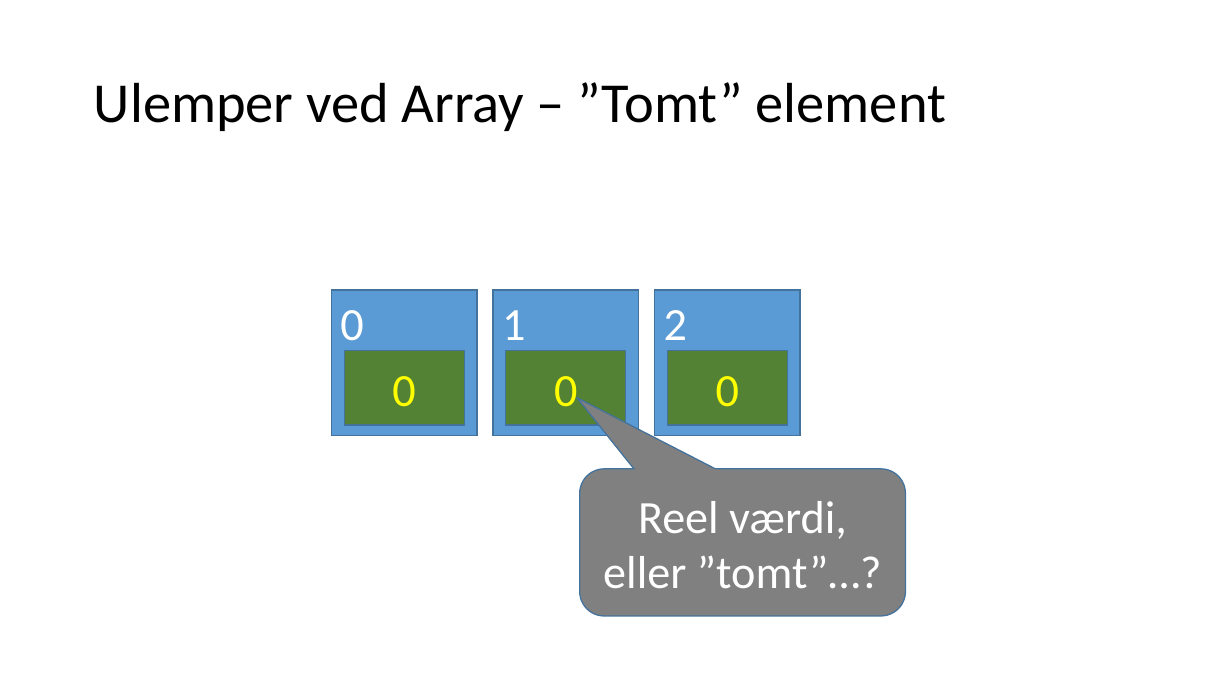
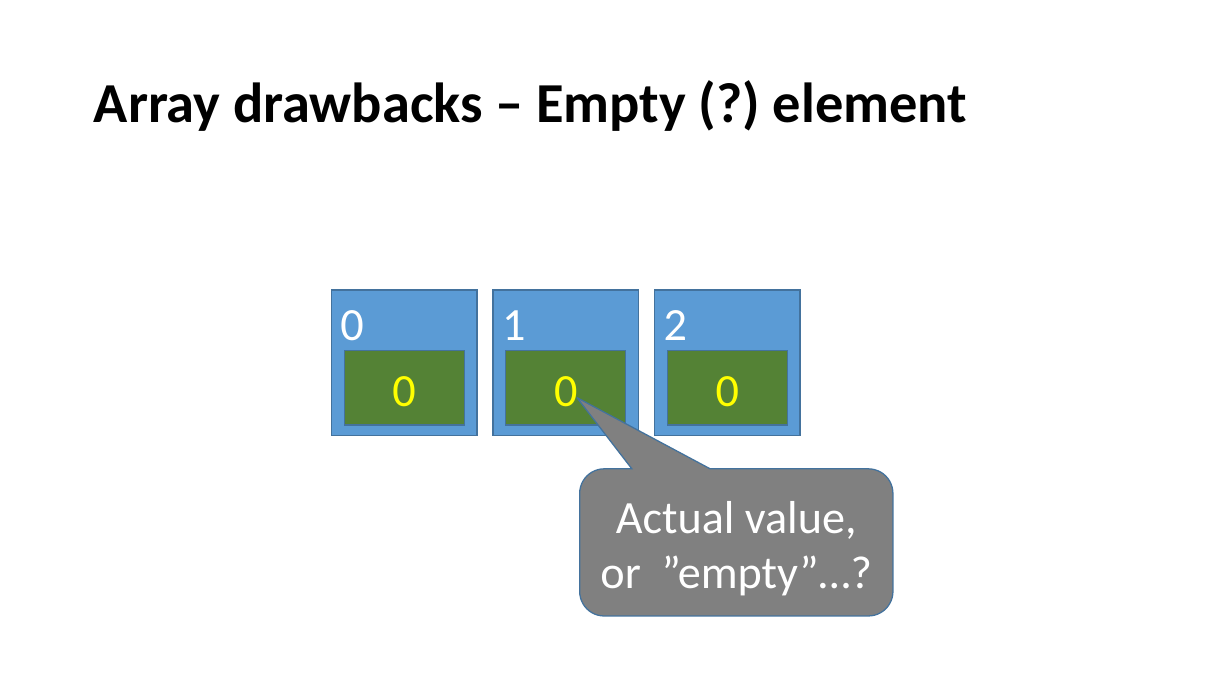
Before and after one commit to perl-easj/Teaching-materials, a slide deck: slide 27 of CSharpProgramming/Presentations/ProgPartII/Lists.pptx. Drawn at 1232x693 pixels with LibreOffice and Linux fonts; fonts in the diff are those of the drawing. Boxes give left, top, right and bottom in pixels: in the first picture for what was removed or moved away, otherwise in the second. Text is boxed around its words. In the diff, an @@ line names an element or a change of style, - is before the commit and + after.

```diff
--- a/CSharpProgramming/Presentations/ProgPartII/Lists.pptx
+++ b/CSharpProgramming/Presentations/ProgPartII/Lists.pptx
@@ title at (94, 82, 967, 131): text changed; bold on @@
-Ulemper ved Array – ”Tomt” element
+Array drawbacks – Empty (?) element
@@ rounded speech box "Actual value, or ”empty”…?": place and size @@
-rounded speech box "Actual value, or ”empty”…?" at (579, 469, 906, 616)
+rounded speech box "Actual value, or ”empty”…?" at (579, 469, 893, 616)
@@ text in rounded speech box at (600, 501, 872, 596): text changed @@
-Reel værdi, eller ”tomt”…?
+Actual value, or ”empty”…?
```
Also in this commit, not shown: 19 other slides changed, 9 other files.
